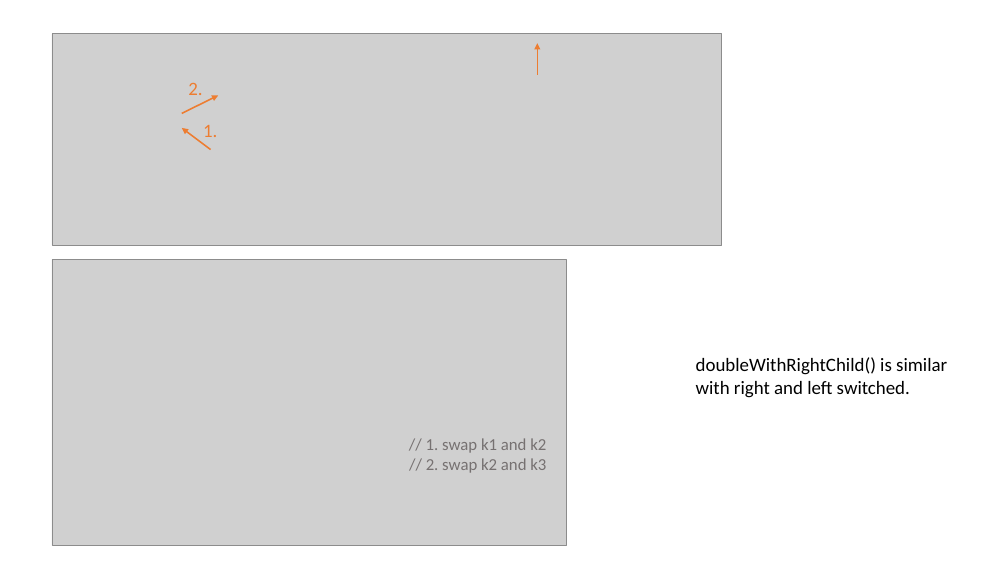
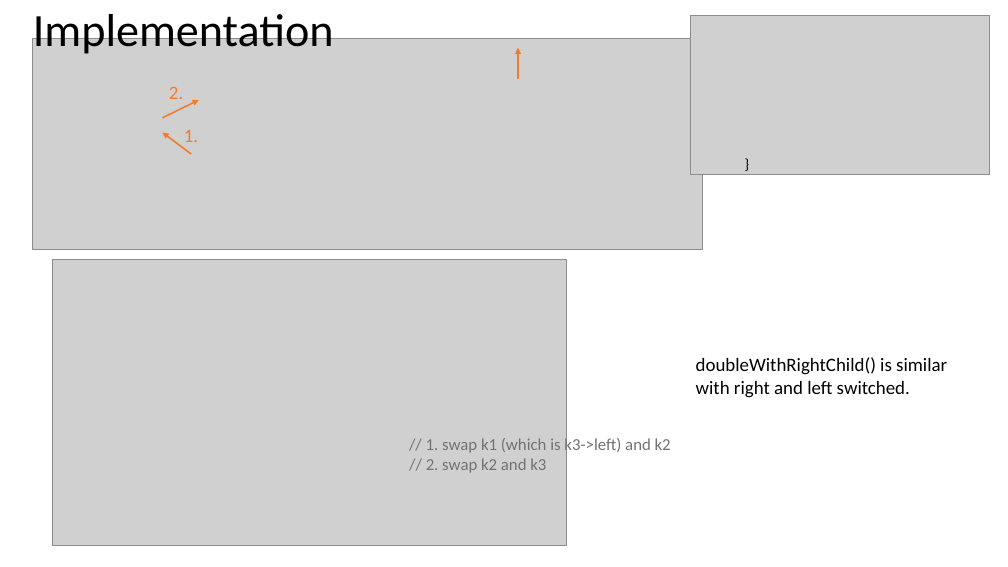
Before and after one commit to mhahsler/CS2341, a slide deck: slide 10 of Chapter4_Trees/slides/AVL_trees.pptx. Drawn at 1008x567 pixels with LibreOffice and Linux fonts; fonts in the diff are those of the drawing; grey boxes stand for pictures. Boxes give left, top, right and bottom in pixels: in the first picture for what was removed or moved away, otherwise in the second. Text is boxed around its words. In the diff, an @@ line names an element or a change of style, - is before the commit and + after.

```diff
--- a/Chapter4_Trees/slides/AVL_trees.pptx
+++ b/Chapter4_Trees/slides/AVL_trees.pptx
@@ text added at (33, 8, 334, 54), 44 pt, text #000000 @@
+Implementation
@@ picture added at (691, 15, 991, 174) @@
@@ 3 arrows, 2 texts, 1 picture: place and size @@
-3 arrows, 2 texts, 1 picture at (52, 34, 721, 245)
+3 arrows, 2 texts, 1 picture at (33, 39, 702, 250)
@@ text added at (737, 150, 811, 176), 14 pt, text #000000 @@
+}
@@ text at (426, 436, 671, 454): text changed @@
-// 1. swap k1 and k2
+// 1. swap k1 (which is k3->left) and k2
```
Also in this commit, not shown: 4 other slides changed, 1 other file.
